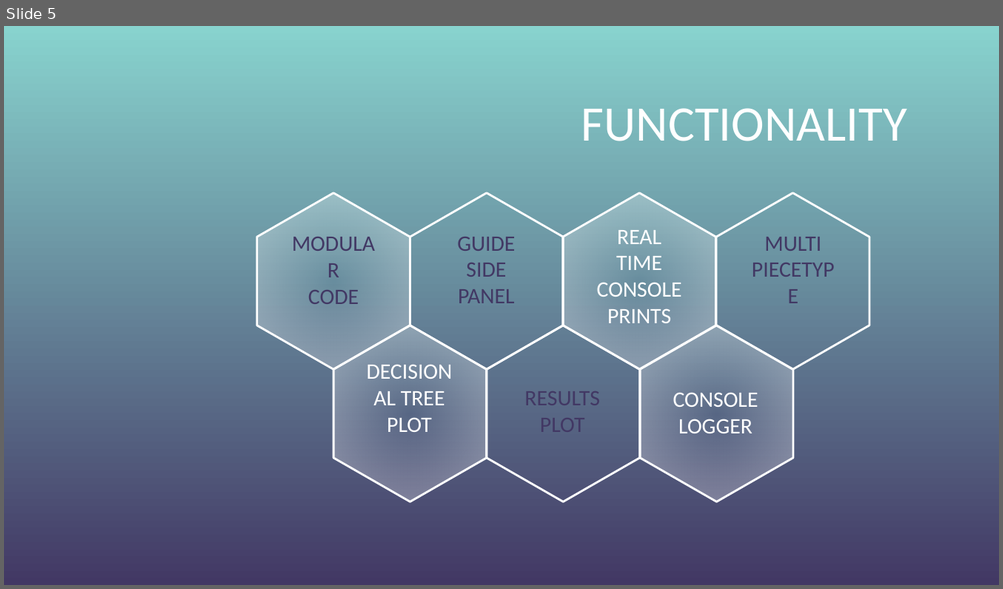
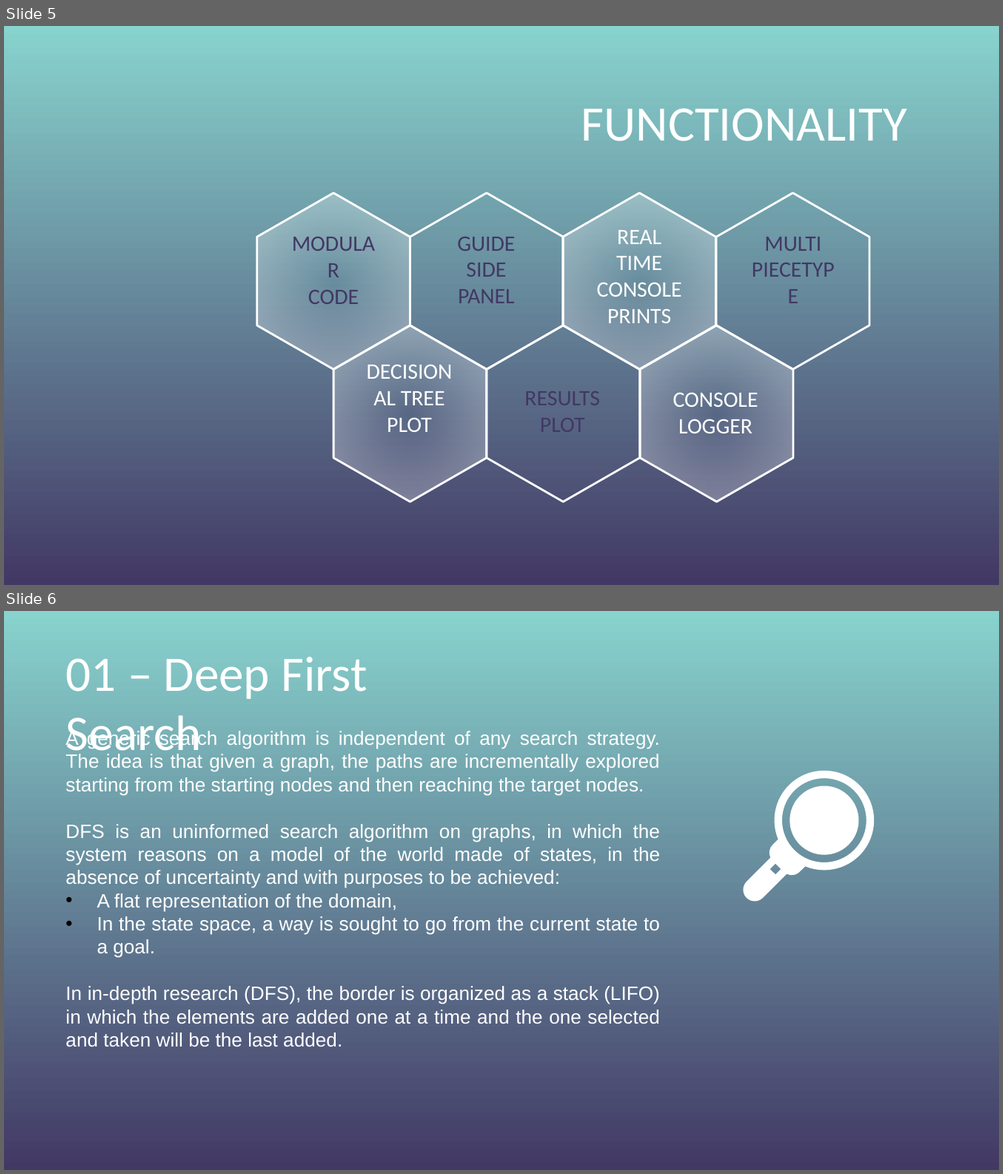
Before and after one commit to Chrism1c/TetrAIs, a slide deck: doc/Presentazione TetrAIs.pptx. Shown one above the other, each under a label of ours: slide 5 before the commit, slides 5 and 6 after it. The pictures are 1003x589 and 1003x1174 pixels, drawn with LibreOffice and Linux fonts; fonts in the diff are those of the drawing; background and template pictures are left out. Boxes give left, top, right and bottom in pixels: in the first picture for what was removed or moved away, otherwise in the second. Text is boxed around its words. In the diff, an @@ line names an element or a change of style, - is before the commit and + after.

```diff
--- a/doc/Presentazione TetrAIs.pptx
+++ b/doc/Presentazione TetrAIs.pptx
@@ slide 6 added at box(4, 611, 999, 1170), background picture (left out) @@
@@ title added at box(66, 657, 367, 763), 36 pt, text #FFFFFF @@
+01 – Deep First Search
@@ text added at box(65, 729, 660, 1047), 14 pt, text #FFFFFF @@
+A generic search algorithm is independent of any search strategy. The idea is that given a graph, the paths are incrementally explored starting from the starting nodes and then reaching the target nodes.
+DFS is an uninformed search algorithm on graphs, in which the system reasons on a model of the world made of states, in the absence of uncertainty and with purposes to be achieved:
+• A flat representation of the domain,
+• In the state space, a way is sought to go from the current state to a goal.
+In in-depth research (DFS), the border is organized as a stack (LIFO) in which the elements are added one at a time and the one selected and taken will be the last added.
@@ freeform shape added at box(742, 771, 878, 901), fill #FFFFFF @@
@@ freeform shape added at box(790, 786, 858, 854), fill #FFFFFF @@
```
Also in this commit, not shown: 1 slide changed, 1 slide removed, 9 other files.
